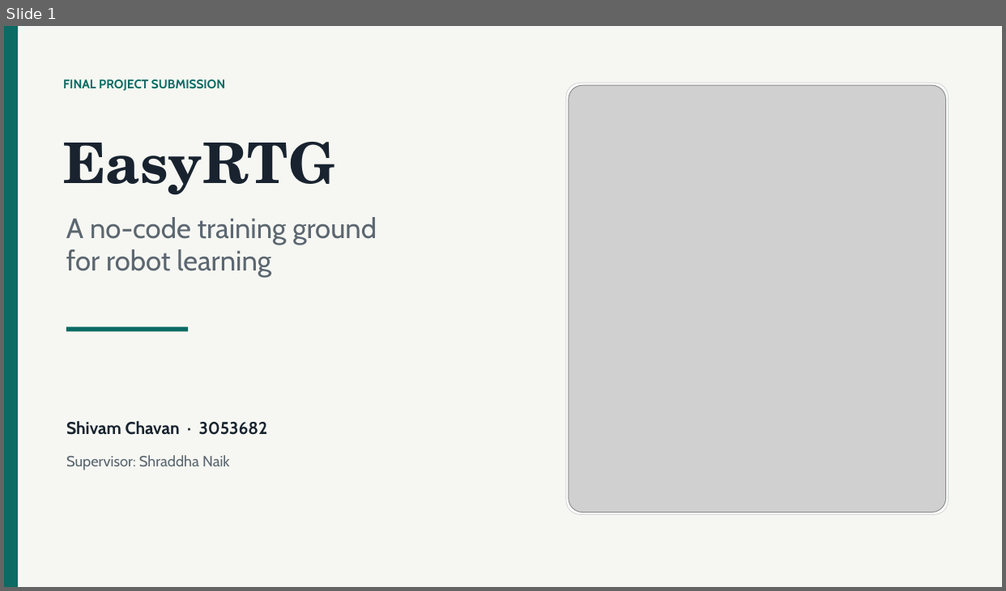
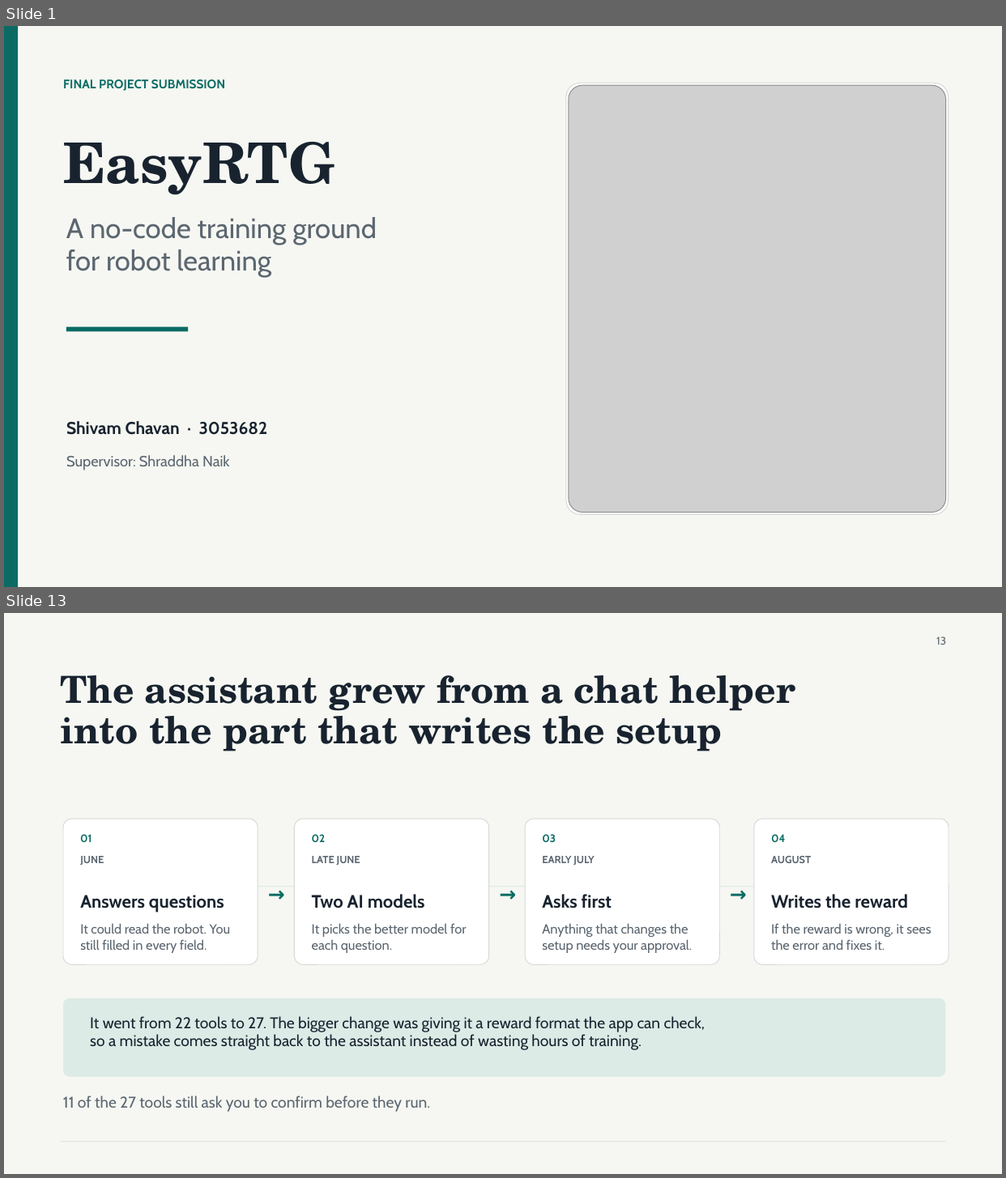
Before and after one commit to shivam675/rl-training-ground, a slide deck: EasyRTG_Final_Submission_Shivam_Chavan.pptx. Shown one above the other, each under a label of ours: slide 1 before the commit, slides 1 and 13 after it; the slides between them are not shown. The pictures are 1006x591 and 1006x1178 pixels, drawn with LibreOffice and Linux fonts; fonts in the diff are those of the drawing; grey boxes stand for pictures. Boxes give left, top, right and bottom in pixels: in the first picture for what was removed or moved away, otherwise in the second. Text is boxed around its words. In the diff, an @@ line names an element or a change of style, - is before the commit and + after.

```diff
--- a/EasyRTG_Final_Submission_Shivam_Chavan.pptx
+++ b/EasyRTG_Final_Submission_Shivam_Chavan.pptx
@@ slide 13 added at (4,613,1002,1174), background #F6F7F2 @@
@@ text added at (936,636,946,645), 10.5 pt, text #5B6670 @@
+13
@@ text added at (60,675,795,752), 36 pt, text #18232F, bold @@
+The assistant grew from a chat helper
+into the part that writes the setup
@@ rounded rectangle added at (63,819,258,965), fill #FFFFFF, outline #D5DAD6 0.75 pt @@
@@ rounded rectangle added at (295,819,489,965), fill #FFFFFF, outline #D5DAD6 0.75 pt @@
@@ rounded rectangle added at (525,819,720,965), fill #FFFFFF, outline #D5DAD6 0.75 pt @@
@@ rounded rectangle added at (754,819,948,965), fill #FFFFFF, outline #D5DAD6 0.75 pt @@
@@ text added at (80,834,91,842), 10.5 pt, text #0B6B64, bold @@
+01
@@ text added at (312,834,326,842), 10.5 pt, text #0B6B64, bold @@
+02
@@ text added at (542,834,556,842), 10.5 pt, text #0B6B64, bold @@
+03
@@ text added at (771,834,785,842), 10.5 pt, text #0B6B64, bold @@
+04
@@ text added at (80,856,104,865), 10 pt, text #5B6670, bold @@
+JUNE
@@ text added at (312,856,360,865), 10 pt, text #5B6670, bold @@
+LATE JUNE
@@ text added at (542,856,594,865), 10 pt, text #5B6670, bold @@
+EARLY JULY
@@ text added at (771,856,811,863), 10 pt, text #5B6670, bold @@
+AUGUST
@@ text added at (80,895,224,913), 17.2 pt, text #18232F, bold @@
+Answers questions
@@ rectangle added at (98,886,891,887), fill #DDEBE7 @@
@@ text added at (260,883,293,909), 19.5 pt, text #0B6B64, bold @@
+→
@@ text added at (312,894,425,909), 17.2 pt, text #18232F, bold @@
+Two AI models
@@ text added at (492,883,524,909), 19.5 pt, text #0B6B64, bold @@
+→
@@ text added at (542,894,612,909), 17.2 pt, text #18232F, bold @@
+Asks first
@@ text added at (722,883,755,909), 19.5 pt, text #0B6B64, bold @@
+→
@@ text added at (771,894,908,909), 17.2 pt, text #18232F, bold @@
+Writes the reward
@@ text added at (80,923,230,953), 12.8 pt, text #5B6670 @@
+It could read the robot. You still filled in every field.
@@ text added at (312,923,467,953), 12.8 pt, text #5B6670 @@
+It picks the better model for each question.
@@ text added at (542,923,692,953), 12.8 pt, text #5B6670 @@
+Anything that changes the setup needs your approval.
@@ text added at (771,923,931,950), 12.8 pt, text #5B6670 @@
+If the reward is wrong, it sees the error and fixes it.
@@ rounded rectangle added at (63,999,946,1077), fill #DDEBE7 @@
@@ text added at (90,1016,705,1050), 15 pt, text #18232F @@
+It went from 22 tools to 27. The bigger change was giving it a reward format the app can check,
+so a mistake comes straight back to the assistant instead of wasting hours of training.
@@ text added at (63,1096,430,1112), 15 pt, text #5B6670 @@
+11 of the 27 tools still ask you to confirm before they run.
@@ rectangle added at (60,1142,946,1142), fill #D5DAD6 @@
```
Also in this commit, not shown: 10 slides changed, 22 other slides added, 3 slides removed, 43 other files.
